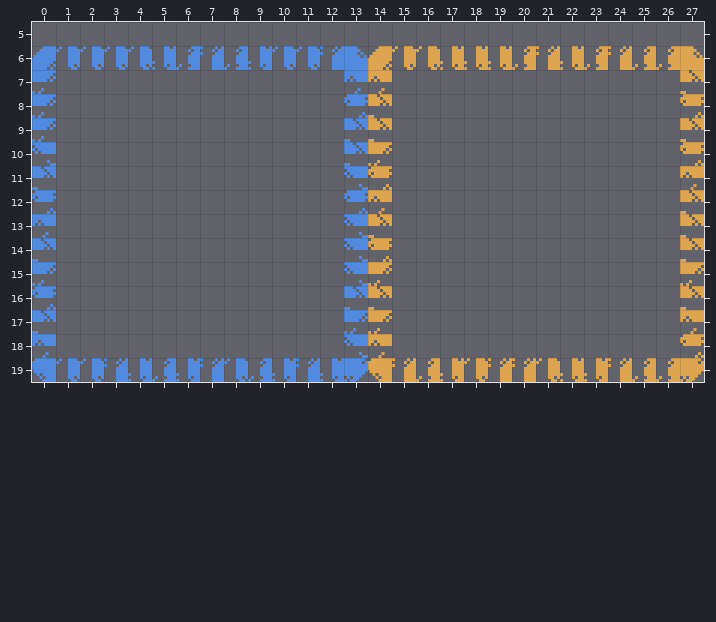
A Tiled map (JSON) gets an edit: otto/assets/maps/scene7.json. Above: the version before the commit.
Cells are 32x32 px. Shown: x 0..27, y 5..19.
After the commit:
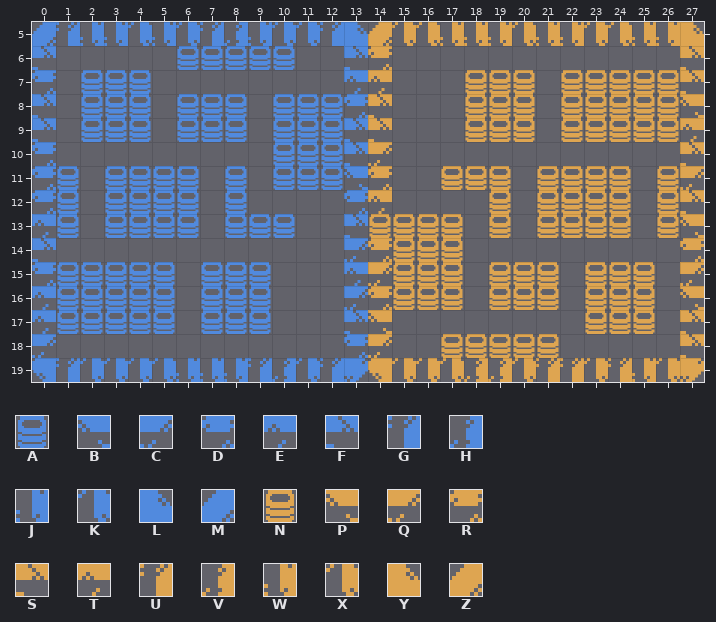
Key: from "otto": A 1, B 5, C 6, D 7, E 8, F 9, G 11, H 12, J 13, K 14, L 16, M 17, N 19, P 23, Q 24, R 25, S 26, T 27, U 28, V 29, W 30, X 31, Y 34, Z 35.
_ is an empty cell.
Tiles replaced or removed in this view: B, C, D, E, F, G, H, J, K, L, M, Q, R, S, T, U, V, W, X, Y, Z.
The edit:
Changed rows in their new state; . is an unchanged cell.
Layer "scene7":
first column x 0:
 5 MGJJKJKGHJKKGLZXXWWWXWWXXWWY
 6 F_____AAAAA__FR____________S
 7 D.AAA.............NNN.NNNNN.
 8 F.AAA.AAA.AAA.....NNN.NNNNNP
 9 F.AAA.AAA.AAA.....NNN.NNNNNT
10 D.........AAA..............S
11 DA.AAAA.A.AAA....NNN.NNNN.NQ
12 .A.AAAA.A..........N.NNNN.N.
13 .A.AAAA.AAA..FNNNN.N.NNNN.NP
14 .............C.NNN.........R
15 DAAAAA.AAA...E.NNN.NNN.NNN..
16 EAAAAA.AAA...CRNNN.NNN.NNN.P
17 EAAAAA.AAA...FP........NNN.S
18 C............DQ..NNNNN.....S
19 .G.KKK.JJGHKG..XXXVVXUUX.WX.
Boxes around the changes in both pictures, in picture pixels (x1, y1, x2, y2):
changed: (32, 22, 704, 382)
